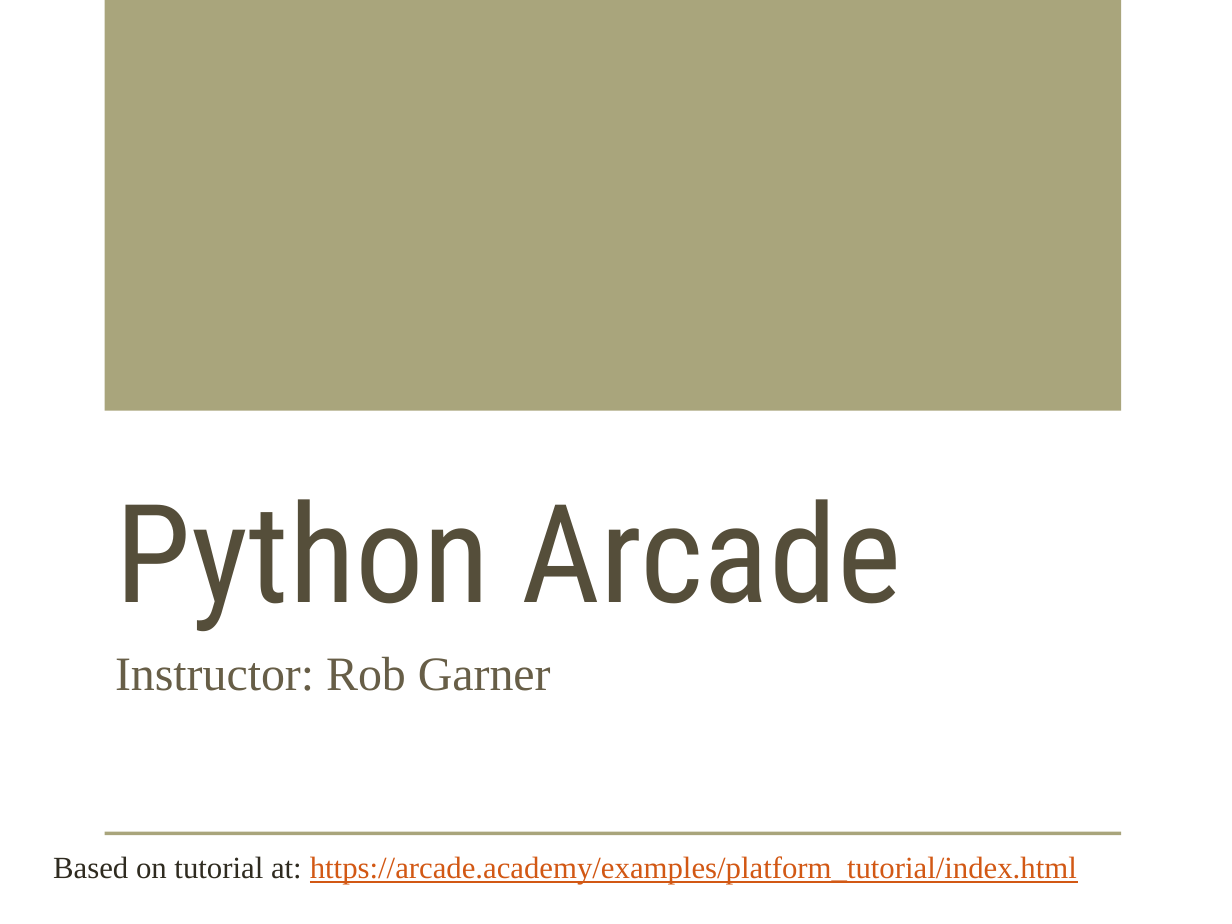
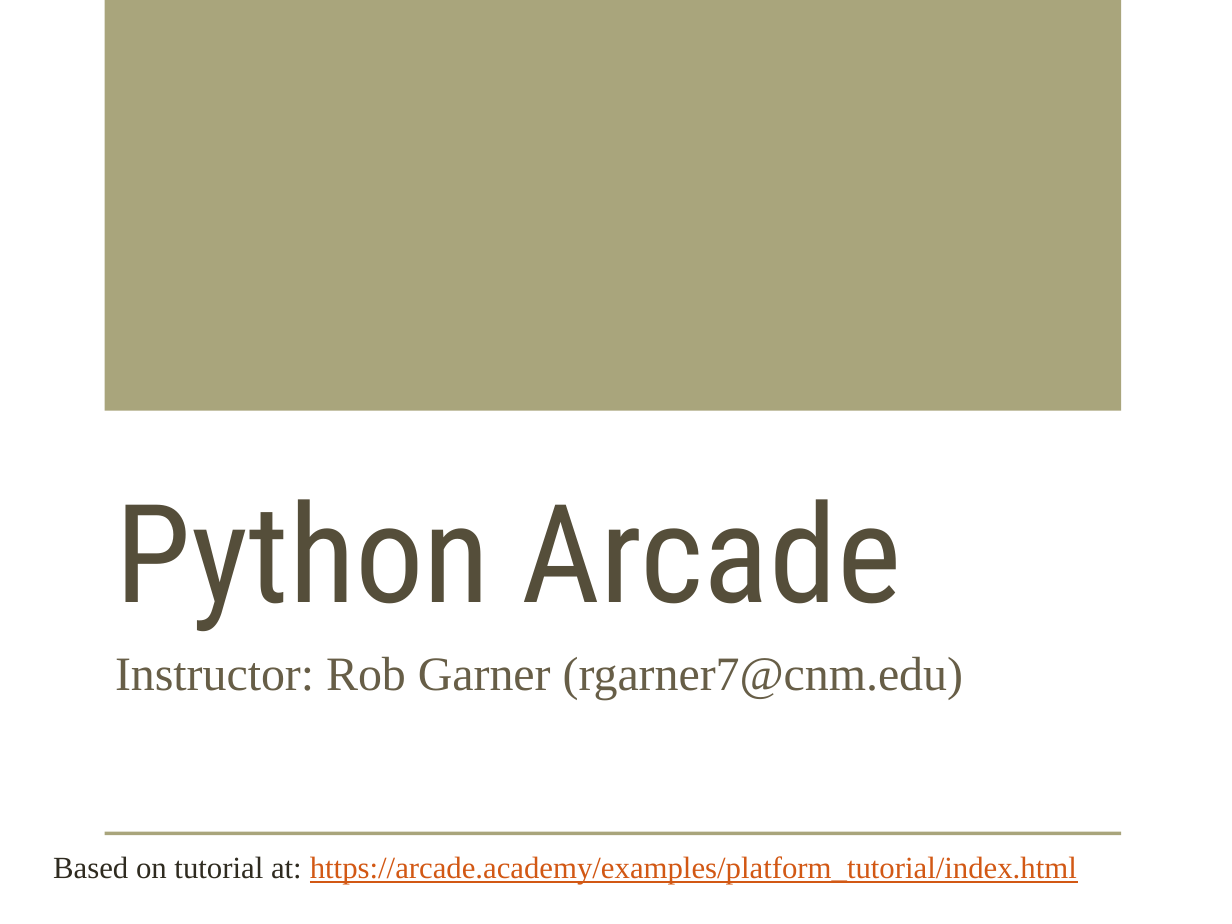
Before and after one commit to CIS1250Instructors/PythonArcadeDemo, a slide deck: slide 1 of Slides/PythonArcadeStep2AddSprites.pptx. Drawn at 1232x924 pixels with LibreOffice and Linux fonts; fonts in the diff are those of the drawing; background and template pictures are left out. Boxes give left, top, right and bottom in pixels: in the first picture for what was removed or moved away, otherwise in the second. Text is boxed around its words. In the diff, an @@ line names an element or a change of style, - is before the commit and + after.

Commit message:
Added about arcade

```diff
--- a/Slides/PythonArcadeStep2AddSprites.pptx
+++ b/Slides/PythonArcadeStep2AddSprites.pptx
@@ subtitle at (x1=115, y1=656, x2=963, y2=700): text changed @@
-Instructor: Rob Garner
+Instructor: Rob Garner (rgarner7@cnm.edu)
```
Also in this commit, not shown: 2 other files.
